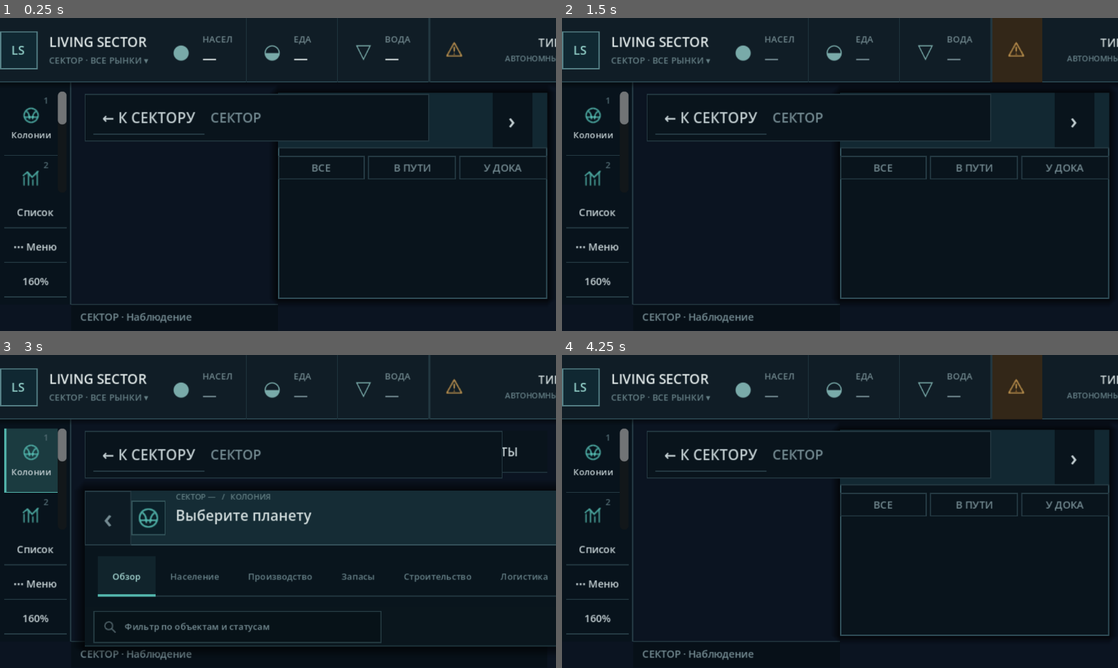
Above: before the commit, frames 1-4 (two rows, left to right).
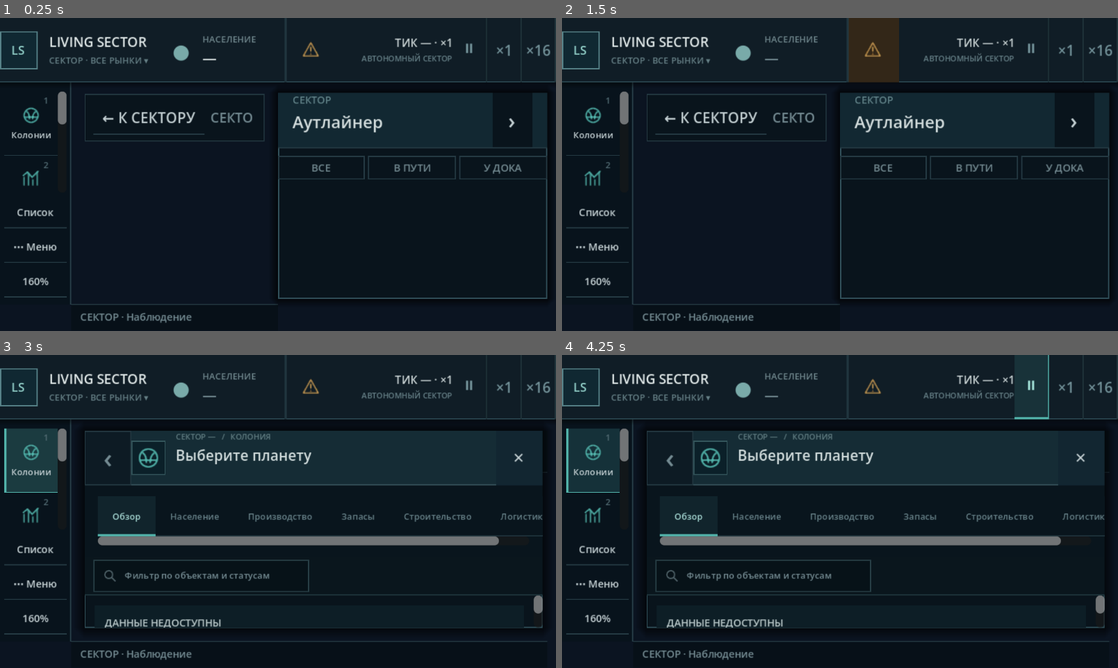
Above: after the commit, the same moments.

Repository: Mefits/Living-Sector
Game: Godot game, scene res://scenes/main.tscn
The game is run twice, just before and just after one commit, with the same random seed, the same clock (stepped at 60 frames per second) and the same inputs.
Inputs (mouse positions are in pixels of both pictures, inside the frame that each line leads up to; where the layout moved, square brackets give the same spot in the first picture):
- Up to frame 1 (0.25 s): no input
- Up to frame 2 (1.5 s): click "СЕКТОР · ВСЕ РЫНКИ ▾" at 0.5 s; click (873, 49) [1017, 49] at 1.25 s
- Up to frame 3 (3 s): click "0" at 2 s; click "1" at 2.75 s
- Up to frame 4 (4.25 s): click (1029, 386) at 3.5 s, where only the run after the commit has a clickable "⏸"

The runs differ from the first frame. In frame 1, 1.7% of the frame differs, in the area x 42-100%, y 0-40%; in frame 2, 5.1%; in frame 3, 19%, in the area x 14-100%, y 0-96%; in frame 4, 18%.

Commit message:
feat(ui): centralize adaptive Figma HUD and workspace geometry [skip ci]

Diff:
--- /dev/null
+++ b/godot/scripts/view/ls_ui_layout.gd
@@ -0,0 +1,46 @@
+extends RefCounted
+## Stateless layout model for the Figma native HUD.
+## All positions use the *actual* logical Control size, after UI scaling.
+## No access to World, N39, N158, window state or rendering.
+const HEADER_H := 58.0
+const FOOT_H := 24.0
+const RAIL_W := 64.0
+const OUTLINER_W := 264.0
+const COMPACT_OUTLINER_W := 242.0
+const GUTTER := 12.0
+
+static func calculate(viewport: Vector2, header_height: float,
+        window_open: bool, wants_outliner: bool) -> Dictionary:
+    var vw: float = maxf(viewport.x, 1.0)
+    var vh: float = maxf(viewport.y, 1.0)
+    var top: float = maxf(HEADER_H, header_height)
+    var out_width: float = (OUTLINER_W if vw >= 1450.0
+        else COMPACT_OUTLINER_W)
+    # Preserve a usable central map. A temporary management window receives
+    # priority over the outliner on laptops/high Windows DPI.
+    var available: float = vw - RAIL_W - GUTTER * 3.0
+    var show_outliner: bool = wants_outliner and (
+        not window_open or available - out_width >= 485.0)
+    var reserved_right: float = (
+        out_width + GUTTER + 8.0 if show_outliner else GUTTER)
+    var left: float = minf(vw - GUTTER, RAIL_W + GUTTER)
+    var right: float = maxf(left, vw - reserved_right)
+    var available_height: float = maxf(0.0, vh - top - FOOT_H)
+    var window_top: float = top + (
+        64.0 if available_height >= 480.0 else 10.0)
+    var window_bottom: float = maxf(window_top + 1.0, vh - FOOT_H - 12.0)
+    var window_width: float = minf(930.0, maxf(0.0, right - left))
+    var selection_width: float = minf(360.0, maxf(0.0, right - left))
+    return {
+        "viewport_width": vw, "viewport_height": vh, "top": top,
+        "left": left, "right": right,
+        "show_outliner": show_outliner, "out_width": out_width,
+        "window_top": window_top,
+        "window_bottom": window_bottom,
+        "window_right": minf(right, left + window_width),
+        "selection_left": right - selection_width,
+        "selection_right": right,
+        "breadcrumb_right": minf(right, left + 376.0),
+        "alert_left": maxf(left, right - 335.0),
+        "alert_bottom": minf(vh - FOOT_H - 9.0, top + 380.0),
+    }
--- a/godot/scripts/view/strategy_ui.gd
+++ b/godot/scripts/view/strategy_ui.gd
@@ -6,6 +6,7 @@
 const FullWorkspaces = preload("res://scripts/view/strategy_workspaces.gd")
 const FigmaIcons = preload("res://scripts/view/figma_strategy_icons.gd")
 const LSTheme = preload("res://scripts/view/ls_ui_theme.gd")
+const LSLayout = preload("res://scripts/view/ls_ui_layout.gd")
 const LSComponents = preload("res://scripts/view/ls_ui_components.gd")
 ## Living Sector strategy HUD — Figma-inspired, read-only presentation.
 ## The game owns the map, authoritative economy, orders and clock.
@@ -859,79 +860,79 @@
             _selection_summary.text += " · " + str(visiting[0]["name"])
 
 func _layout_window() -> void:
-    var vw: float = maxf(640.0, size.x)
-    var vh: float = maxf(350.0, size.y)
+    # Layout is derived from the post-scale logical viewport. No artificial
+    # 640px minimum that can move Controls outside a small game window.
+    var vw: float = maxf(1.0, size.x)
+    var vh: float = maxf(1.0, size.y)
     if _brand_box != null:
-        # At 180/200% on a smaller monitor, keep FPS/time controls visible.
-        # Hidden resource chips are still available in Economy / Stocks.
-        var count: int = (6 if vw >= 1220.0 else (
-            5 if vw >= 1020.0 else (4 if vw >= 855.0 else 3)))
+        # Keep the clock/buttons visible first. Resource chips can be read
+        # from Economy when the viewport is too narrow for all six.
+        var count: int = (
+            6 if vw >= 1220.0 else (
+            5 if vw >= 1020.0 else (
+            4 if vw >= 855.0 else (
+            3 if vw >= 680.0 else (2 if vw >= 510.0 else 1)))))
         _brand_box.custom_minimum_size.x = (
-            140.0 if vw < 845.0 else (168.0 if vw < 1160.0 else 192.0))
+            140.0 if vw < 845.0 else (
+            168.0 if vw < 1160.0 else 192.0))
         for i in range(_metric_boxes.size()):
             var resource_tile: Control = _metric_boxes[i].get_parent().get_parent()
             resource_tile.visible = i < count
             resource_tile.custom_minimum_size.x = (
-                82.0 if vw < 845.0 else (96.0 if vw < 1160.0 else 104.0))
+                82.0 if vw < 845.0 else (
+                96.0 if vw < 1160.0 else 104.0))
         if _time_area != null:
             _time_area.custom_minimum_size.x = (
                 104.0 if vw < 1160.0 else 118.0)
-    # Header follows its real minimum height under user UI scaling;
-    # diagnostics now live in the footer so the baseline can be 58px.
     var header_h: float = TOP_H
     if _top != null:
         header_h = maxf(TOP_H, _top.get_combined_minimum_size().y)
         _top.offset_bottom = header_h
     _effective_top_h = header_h
+    var layout: Dictionary = LSLayout.calculate(
+        Vector2(vw, vh), header_h,
+        _window != null and _window.visible, _show_outliner)
+    var left: float = float(layout["left"])
+    var right: float = float(layout["right"])
+    var out_w: float = float(layout["out_width"])
+    var show_outliner: bool = bool(layout["show_outliner"])
     if _rail != null:
         _rail.offset_top = header_h
         _rail.offset_right = RAIL_W
         _rail.offset_bottom = -FOOT_H
-    var left: float = RAIL_W + GUTTER
-    var out_w: float = (OUT_W if vw >= 1450.0 else COMPACT_OUT_W)
-    # Management panels take priority at extreme UI scale. On narrow
-    # logical viewports, the outliner can be restored after closing window.
-    var show_outliner: bool = (_show_outliner and (
-        vw >= 810.0 or _window == null or not _window.visible))
     if _outliner != null:
         _outliner.visible = show_outliner
-    if _outliner_reopen != null:
-        _outliner_reopen.visible = not show_outliner
-    var reserved_right: float = (
-        out_w + GUTTER if show_outliner else GUTTER)
-    var right: float = minf(vw - GUTTER, maxf(
-        left + 260.0, vw - reserved_right))
-    if _outliner != null:
         _outliner.offset_left = -(out_w + 8.0)
         _outliner.offset_right = -8.0
         _outliner.offset_top = header_h + 9.0
         _outliner.offset_bottom = -(FOOT_H + 5.0)
     if _outliner_reopen != null:
+        _outliner_reopen.visible = not show_outliner
         _outliner_reopen.offset_top = header_h + 10.0
         _outliner_reopen.offset_bottom = header_h + 48.0
     if _nav_panel != null:
         _nav_panel.offset_left = left
-        _nav_panel.offset_right = minf(right, left + 376.0)
+        _nav_panel.offset_right = float(layout["breadcrumb_right"])
         _nav_panel.offset_top = header_h + 10.0
         _nav_panel.offset_bottom = header_h + 53.0
     if _window != null:
         _window.offset_left = left
-        _window.offset_right = minf(right, left + 930.0)
-        _window.offset_top = header_h + 64.0
-        _window.offset_bottom = -(FOOT_H + 12.0)
+        _window.offset_right = float(layout["window_right"])
+        _window.offset_top = float(layout["window_top"])
+        _window.offset_bottom = float(layout["window_bottom"]) - vh
     if _selection_card != null:
-        var cr: float = right - 4.0
-        _selection_card.offset_left = maxf(left, cr - 360.0)
-        _selection_card.offset_right = cr
-        _selection_card.offset_top = -205.0
+        _selection_card.offset_left = float(layout["selection_left"])
+        _selection_card.offset_right = float(layout["selection_right"])
+        # Do not let the context card exceed the content height on high DPI.
+        var selection_h: float = minf(
+            185.0, maxf(70.0, vh - header_h - FOOT_H - 12.0))
+        _selection_card.offset_top = -(FOOT_H + 10.0 + selection_h)
         _selection_card.offset_bottom = -(FOOT_H + 10.0)
     if _alerts_popover != null:
-        var ar: float = right - 5.0
-        _alerts_popover.offset_left = maxf(left, ar - 335.0)
-        _alerts_popover.offset_right = ar
+        _alerts_popover.offset_left = float(layout["alert_left"])
+        _alerts_popover.offset_right = right - 5.0
         _alerts_popover.offset_top = header_h + 64.0
-        _alerts_popover.offset_bottom = minf(
-            vh - FOOT_H - 9.0, header_h + 380.0)
+        _alerts_popover.offset_bottom = float(layout["alert_bottom"])
     if _footer_panel != null:
         _footer_panel.offset_left = RAIL_W
         _footer_panel.offset_right = (
--- a/godot/scripts/view/strategy_workspaces.gd
+++ b/godot/scripts/view/strategy_workspaces.gd
@@ -247,12 +247,15 @@
 func _fit_toolbar() -> void:
     if _updated == null:
         return
-    # The tick remains visible in the global HUD on compact windows.
-    # Removing this secondary label preserves space for the live filter.
+    # Desktop keeps cycle metadata and focus; laptop leaves more room
+    # for search and avoids titlebar collisions under Windows UI scaling.
     _updated.visible = size.x >= 500.0
     if _focus_badge != null:
         # Long source IDs belong in the tooltip, not across the close button.
         _focus_badge.visible = not _focus.is_empty() and size.x >= 670.0
+    if _filter != null:
+        _filter.placeholder_text = (
+            "Поиск" if size.x < 350.0 else "Фильтр по объектам и статусам")
 
 
 func set_can_go_back(can_go_back: bool) -> void:
Not shown, changed: godot/ui_reference/figma_make_v1/STATUS.md
